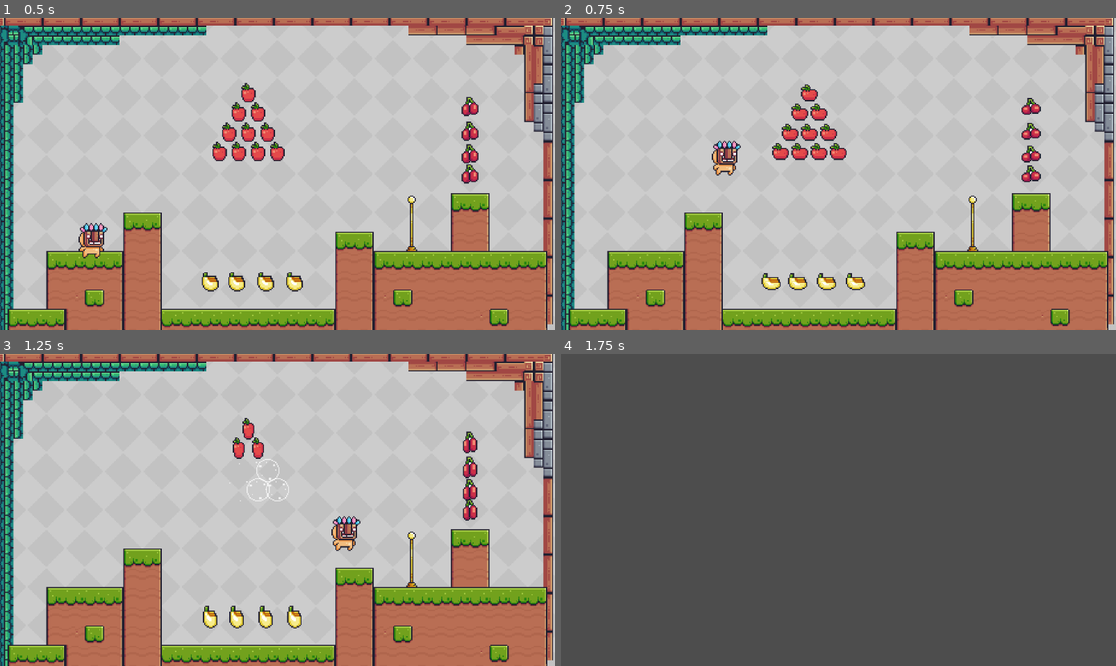
Above: before the commit, frames 1-4 (two rows, left to right).
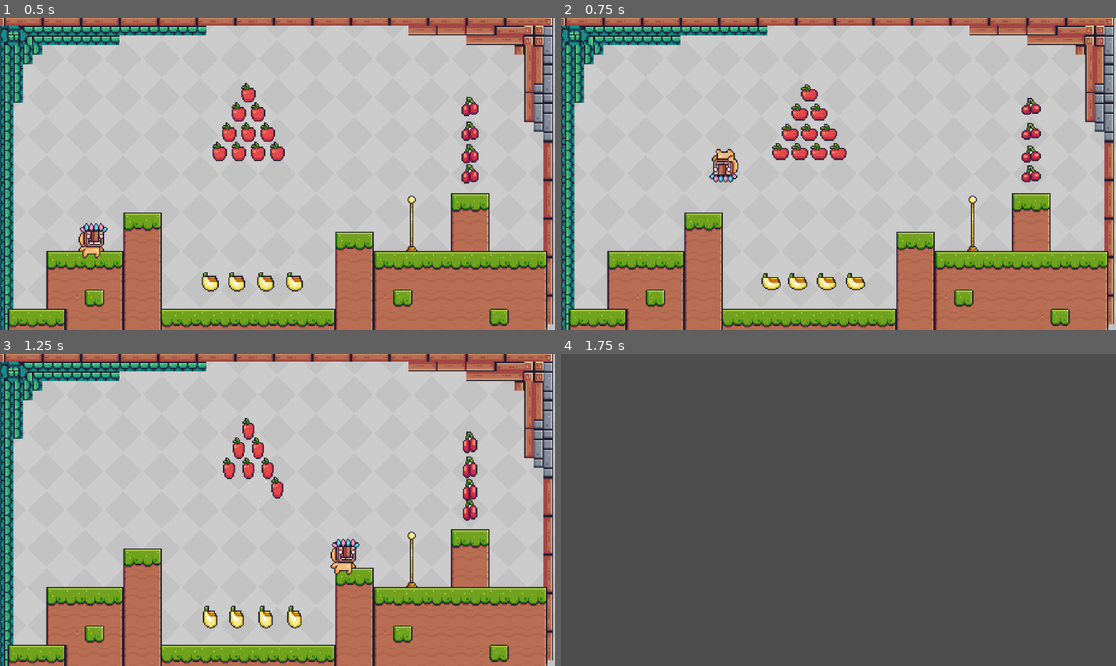
Above: after the commit, the same moments.

Repository: gurdasss/Pixel-Adventure-1
Game: Godot game, scene res://scenes/main.tscn
The game is run twice, just before and just after one commit, with the same random seed, the same clock (stepped at 60 frames per second) and the same inputs.
Inputs:
- Up to frame 1 (0.5 s): no input
- Up to frame 2 (0.75 s): tap Enter (ui_accept) at 0.5, 0.6 s; hold Right (ui_right) from 0.53 s (still down)
- Up to frame 3 (1.25 s): keep holding Right (ui_right); tap Enter (ui_accept) at 0.77, 1.07 s
- Up to frame 4 (1.75 s): keep holding Right (ui_right); tap Enter (ui_accept) at 1.35, 1.52 s

Frame 1 is identical in both runs. In frame 2, 0.5% of the frame differs, in the area x 26-33%, y 39-53%; in frame 3, 1.3%, in the area x 40-65%, y 33-71%; in frame 4, nothing differs.

Commit message:
finally I was able to add double jump

Diff:
--- a/scenes/skin_manager.tscn
+++ b/scenes/skin_manager.tscn
@@ -1,9 +1,37 @@
-[gd_scene load_steps=53 format=3 uid="uid://dd2v8rwy4uxgn"]
+[gd_scene load_steps=81 format=3 uid="uid://dd2v8rwy4uxgn"]
 
 [ext_resource type="Texture2D" uid="uid://ck6cnsawiirbc" path="res://assets/Main Characters/Mask Dude/Idle (32x32).png" id="1_5nwpu"]
+[ext_resource type="Texture2D" uid="uid://dusqct6cc7dfg" path="res://assets/Main Characters/Mask Dude/Double Jump (32x32).png" id="1_10uwj"]
 [ext_resource type="Texture2D" uid="uid://8td81qxas53g" path="res://assets/Main Characters/Ninja Frog/Idle (32x32).png" id="2_angym"]
+[ext_resource type="Texture2D" uid="uid://ifnbaqvhj1dy" path="res://assets/Main Characters/Ninja Frog/Double Jump (32x32).png" id="3_hdwaw"]
 [ext_resource type="Texture2D" uid="uid://b5mv3u5m0rrxa" path="res://assets/Main Characters/Pink Man/Idle (32x32).png" id="3_wbo4v"]
 [ext_resource type="Texture2D" uid="uid://b3pd7j60ajd8c" path="res://assets/Main Characters/Virtual Guy/Idle (32x32).png" id="4_gapbi"]
+[ext_resource type="Texture2D" uid="uid://dakmx6clyscnk" path="res://assets/Main Characters/Pink Man/Double Jump (32x32).png" id="5_xn8w8"]
+[ext_resource type="Texture2D" uid="uid://8ikrnfohoji0" path="res://assets/Main Characters/Virtual Guy/Double Jump (32x32).png" id="7_wtfow"]
+
+[sub_resource type="AtlasTexture" id="AtlasTexture_uvbbh"]
+atlas = ExtResource("1_10uwj")
+region = Rect2(0, 0, 32, 32)
+
+[sub_resource type="AtlasTexture" id="AtlasTexture_smsga"]
+atlas = ExtResource("1_10uwj")
+region = Rect2(32, 0, 32, 32)
+
+[sub_resource type="AtlasTexture" id="AtlasTexture_6fr1h"]
+atlas = ExtResource("1_10uwj")
+region = Rect2(64, 0, 32, 32)
+
+[sub_resource type="AtlasTexture" id="AtlasTexture_nur8n"]
+atlas = ExtResource("1_10uwj")
+region = Rect2(96, 0, 32, 32)
+
+[sub_resource type="AtlasTexture" id="AtlasTexture_0kn0f"]
+atlas = ExtResource("1_10uwj")
+region = Rect2(128, 0, 32, 32)
+
+[sub_resource type="AtlasTexture" id="AtlasTexture_xv5xd"]
+atlas = ExtResource("1_10uwj")
+region = Rect2(160, 0, 32, 32)
 
 [sub_resource type="AtlasTexture" id="AtlasTexture_qxbpx"]
 atlas = ExtResource("1_5nwpu")
@@ -53,6 +81,29 @@
 animations = [{
 "frames": [{
 "duration": 1.0,
+"texture": SubResource("AtlasTexture_uvbbh")
+}, {
+"duration": 1.0,
+"texture": SubResource("AtlasTexture_smsga")
+}, {
+"duration": 1.0,
+"texture": SubResource("AtlasTexture_6fr1h")
+}, {
+"duration": 1.0,
+"texture": SubResource("AtlasTexture_nur8n")
+}, {
+"duration": 1.0,
+"texture": SubResource("AtlasTexture_0kn0f")
+}, {
+"duration": 1.0,
+"texture": SubResource("AtlasTexture_xv5xd")
+}],
+"loop": false,
+"name": &"double jump",
+"speed": 20.0
+}, {
+"frames": [{
+"duration": 1.0,
 "texture": SubResource("AtlasTexture_qxbpx")
 }, {
 "duration": 1.0,
@@ -90,6 +141,30 @@
 "speed": 20.0
 }]
 
+[sub_resource type="AtlasTexture" id="AtlasTexture_5gj58"]
+atlas = ExtResource("3_hdwaw")
+region = Rect2(0, 0, 32, 32)
+
+[sub_resource type="AtlasTexture" id="AtlasTexture_dx1sn"]
+atlas = ExtResource("3_hdwaw")
+region = Rect2(32, 0, 32, 32)
+
+[sub_resource type="AtlasTexture" id="AtlasTexture_oumpd"]
+atlas = ExtResource("3_hdwaw")
+region = Rect2(64, 0, 32, 32)
+
+[sub_resource type="AtlasTexture" id="AtlasTexture_2bl8x"]
+atlas = ExtResource("3_hdwaw")
+region = Rect2(96, 0, 32, 32)
+
+[sub_resource type="AtlasTexture" id="AtlasTexture_nqfhq"]
+atlas = ExtResource("3_hdwaw")
+region = Rect2(128, 0, 32, 32)
+
+[sub_resource type="AtlasTexture" id="AtlasTexture_pwt5m"]
+atlas = ExtResource("3_hdwaw")
+region = Rect2(160, 0, 32, 32)
+
 [sub_resource type="AtlasTexture" id="AtlasTexture_pvft0"]
 atlas = ExtResource("2_angym")
 region = Rect2(0, 0, 32, 32)
@@ -138,6 +213,29 @@
 animations = [{
 "frames": [{
 "duration": 1.0,
+"texture": SubResource("AtlasTexture_5gj58")
+}, {
+"duration": 1.0,
+"texture": SubResource("AtlasTexture_dx1sn")
+}, {
+"duration": 1.0,
+"texture": SubResource("AtlasTexture_oumpd")
+}, {
+"duration": 1.0,
+"texture": SubResource("AtlasTexture_2bl8x")
+}, {
+"duration": 1.0,
+"texture": SubResource("AtlasTexture_nqfhq")
+}, {
+"duration": 1.0,
+"texture": SubResource("AtlasTexture_pwt5m")
+}],
+"loop": false,
+"name": &"double jump",
+"speed": 20.0
+}, {
+"frames": [{
+"duration": 1.0,
 "texture": SubResource("AtlasTexture_pvft0")
 }, {
 "duration": 1.0,
@@ -175,6 +273,30 @@
 "speed": 20.0
 }]
 
+[sub_resource type="AtlasTexture" id="AtlasTexture_6u3kn"]
+atlas = ExtResource("5_xn8w8")
+region = Rect2(0, 0, 32, 32)
+
+[sub_resource type="AtlasTexture" id="AtlasTexture_by2nq"]
+atlas = ExtResource("5_xn8w8")
+region = Rect2(32, 0, 32, 32)
+
+[sub_resource type="AtlasTexture" id="AtlasTexture_ll6j4"]
+atlas = ExtResource("5_xn8w8")
+region = Rect2(64, 0, 32, 32)
+
+[sub_resource type="AtlasTexture" id="AtlasTexture_fje5w"]
+atlas = ExtResource("5_xn8w8")
+region = Rect2(96, 0, 32, 32)
+
+[sub_resource type="AtlasTexture" id="AtlasTexture_bokkp"]
+atlas = ExtResource("5_xn8w8")
+region = Rect2(128, 0, 32, 32)
+
+[sub_resource type="AtlasTexture" id="AtlasTexture_nx1vx"]
+atlas = ExtResource("5_xn8w8")
+region = Rect2(160, 0, 32, 32)
+
 [sub_resource type="AtlasTexture" id="AtlasTexture_ucxfu"]
 atlas = ExtResource("3_wbo4v")
 region = Rect2(0, 0, 32, 32)
@@ -223,6 +345,29 @@
 animations = [{
 "frames": [{
 "duration": 1.0,
+"texture": SubResource("AtlasTexture_6u3kn")
+}, {
+"duration": 1.0,
+"texture": SubResource("AtlasTexture_by2nq")
+}, {
+"duration": 1.0,
+"texture": SubResource("AtlasTexture_ll6j4")
+}, {
+"duration": 1.0,
+"texture": SubResource("AtlasTexture_fje5w")
+}, {
+"duration": 1.0,
+"texture": SubResource("AtlasTexture_bokkp")
+}, {
+"duration": 1.0,
+"texture": SubResource("AtlasTexture_nx1vx")
+}],
+"loop": false,
+"name": &"double jump",
+"speed": 20.0
+}, {
+"frames": [{
+"duration": 1.0,
 "texture": SubResource("AtlasTexture_ucxfu")
 }, {
 "duration": 1.0,
@@ -260,6 +405,30 @@
 "speed": 20.0
 }]
 
+[sub_resource type="AtlasTexture" id="AtlasTexture_xfdey"]
+atlas = ExtResource("7_wtfow")
+region = Rect2(0, 0, 32, 32)
+
+[sub_resource type="AtlasTexture" id="AtlasTexture_fd8d7"]
+atlas = ExtResource("7_wtfow")
+region = Rect2(32, 0, 32, 32)
+
+[sub_resource type="AtlasTexture" id="AtlasTexture_eo5it"]
+atlas = ExtResource("7_wtfow")
+region = Rect2(64, 0, 32, 32)
+
+[sub_resource type="AtlasTexture" id="AtlasTexture_vlyrl"]
+atlas = ExtResource("7_wtfow")
+region = Rect2(96, 0, 32, 32)
+
+[sub_resource type="AtlasTexture" id="AtlasTexture_6xxpd"]
+atlas = ExtResource("7_wtfow")
+region = Rect2(128, 0, 32, 32)
+
+[sub_resource type="AtlasTexture" id="AtlasTexture_m8e57"]
+atlas = ExtResource("7_wtfow")
+region = Rect2(160, 0, 32, 32)
+
 [sub_resource type="AtlasTexture" id="AtlasTexture_oelku"]
 atlas = ExtResource("4_gapbi")
 region = Rect2(0, 0, 32, 32)
@@ -308,6 +477,29 @@
 animations = [{
 "frames": [{
 "duration": 1.0,
+"texture": SubResource("AtlasTexture_xfdey")
+}, {
+"duration": 1.0,
+"texture": SubResource("AtlasTexture_fd8d7")
+}, {
+"duration": 1.0,
+"texture": SubResource("AtlasTexture_eo5it")
+}, {
+"duration": 1.0,
+"texture": SubResource("AtlasTexture_vlyrl")
+}, {
+"duration": 1.0,
+"texture": SubResource("AtlasTexture_6xxpd")
+}, {
+"duration": 1.0,
+"texture": SubResource("AtlasTexture_m8e57")
+}],
+"loop": false,
+"name": &"double jump",
+"speed": 20.0
+}, {
+"frames": [{
+"duration": 1.0,
 "texture": SubResource("AtlasTexture_oelku")
 }, {
 "duration": 1.0,
@@ -349,20 +541,20 @@
 
 [node name="Mask Dude" type="AnimatedSprite2D" parent="."]
 sprite_frames = SubResource("SpriteFrames_l4nhe")
-animation = &"idle"
+animation = &"double jump"
 autoplay = "idle"
 
 [node name="Ninja Frog" type="AnimatedSprite2D" parent="."]
 sprite_frames = SubResource("SpriteFrames_fwx0k")
-animation = &"idle"
+animation = &"double jump"
 autoplay = "idle"
 
 [node name="Pink Man" type="AnimatedSprite2D" parent="."]
 sprite_frames = SubResource("SpriteFrames_fwx55")
-animation = &"idle"
+animation = &"double jump"
 autoplay = "idle"
 
 [node name="Virtual Guy" type="AnimatedSprite2D" parent="."]
 sprite_frames = SubResource("SpriteFrames_cluc1")
-animation = &"idle"
+animation = &"double jump"
 autoplay = "idle"
--- a/scripts/player.gd
+++ b/scripts/player.gd
@@ -3,6 +3,7 @@
 
 const SPEED = 300.0
 const JUMP_VELOCITY = -400.0
+var flag: bool = true
 
 var currentSkin: AnimatedSprite2D
 
@@ -19,15 +20,23 @@
 	add_child(currentSkin)
 
 
-
 func _physics_process(delta: float) -> void:
 	# Add the gravity.
 	if not is_on_floor():
 		velocity += get_gravity() * delta
 
+		if Input.is_action_just_pressed("ui_accept") and flag:
+			currentSkin.play("double jump")
+			velocity.y = -250
+			flag = false
+
+		if not currentSkin.is_playing():
+			currentSkin.play("idle")
+
 	# Handle jump.
 	if Input.is_action_just_pressed("ui_accept") and is_on_floor():
 		velocity.y = JUMP_VELOCITY
+		flag = true
 
 	# Get the input direction and handle the movement/deceleration.
 	# As good practice, you should replace UI actions with custom gameplay actions.
